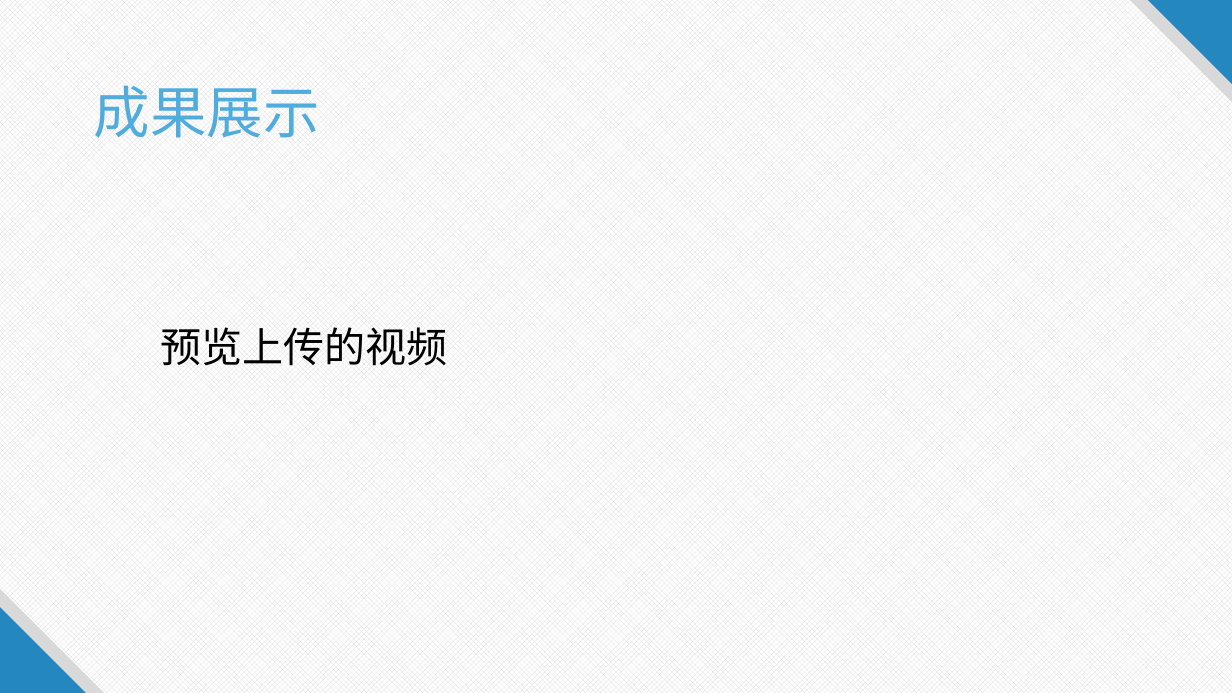
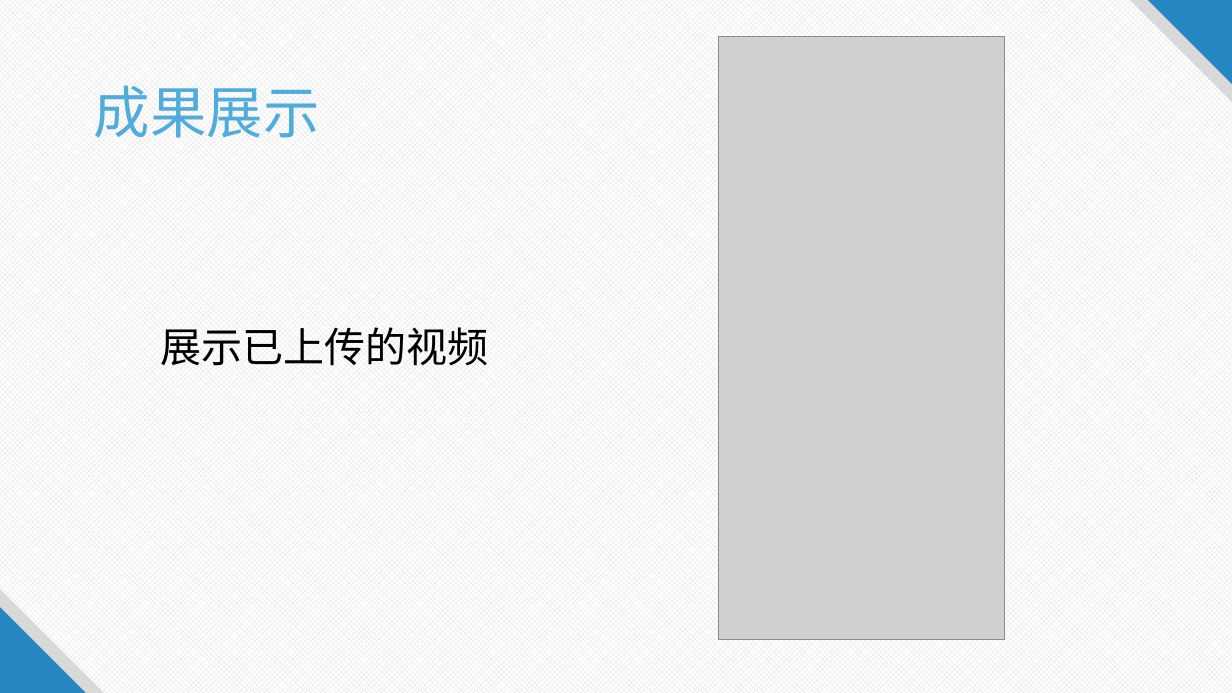
Before and after one commit to blahblah2333/android_miniDouYin, a slide deck: slide 2 of Mini抖音app设计.pptx. Drawn at 1232x693 pixels with LibreOffice and Linux fonts; fonts in the diff are those of the drawing; grey boxes stand for pictures. Boxes give left, top, right and bottom in pixels: in the first picture for what was removed or moved away, otherwise in the second. Text is boxed around its words. In the diff, an @@ line names an element or a change of style, - is before the commit and + after.

```diff
--- a/Mini抖音app设计.pptx
+++ b/Mini抖音app设计.pptx
@@ picture added at (719,37,1005,640) @@
@@ text at (160,327,489,366): text changed @@
-预览上传的视频
+展示已上传的视频
```
Also in this commit, not shown: 5 other slides changed.
